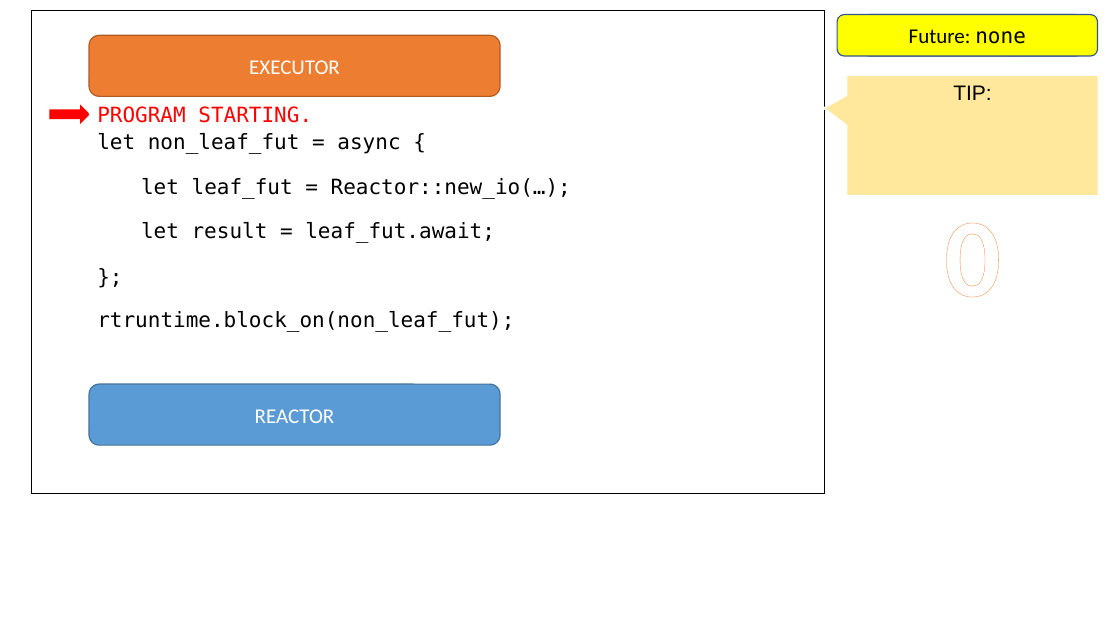
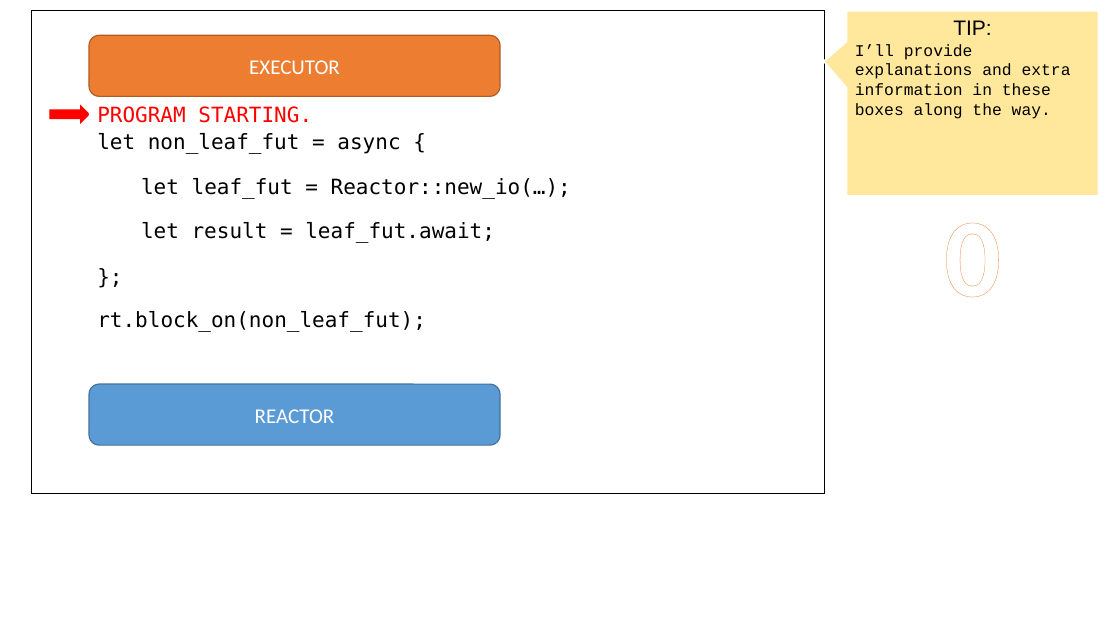
Before and after one commit to pedromfedricci/books-futures-explained, a slide deck: slide 1 of resources/futures_animation.pptx. Drawn at 1120x630 pixels with LibreOffice and Linux fonts; fonts in the diff are those of the drawing. Boxes give left, top, right and bottom in pixels: in the first picture for what was removed or moved away, otherwise in the second. Text is boxed around its words. In the diff, an @@ line names an element or a change of style, - is before the commit and + after.

```diff
--- a/resources/futures_animation.pptx
+++ b/resources/futures_animation.pptx
@@ rounded rectangle removed at [838,14,1098,55] @@
-Future: none
@@ speech box "TIP:": place and size @@
-speech box "TIP:" at [847,75,1099,196]
+speech box "TIP:" at [847,11,1099,197]
@@ rounded rectangle removed at [862,14,1083,55] @@
-Future: none
@@ text in speech box at [855,44,1071,119]: paragraph added @@
+I’ll provide explanations and extra information in these boxes along the way.
@@ text at [97,311,426,332]: text changed @@
-rtruntime.block_on(non_leaf_fut);
+rt.block_on(non_leaf_fut);
```
Also in this commit, not shown: 18 other slides changed, 20 other files.
